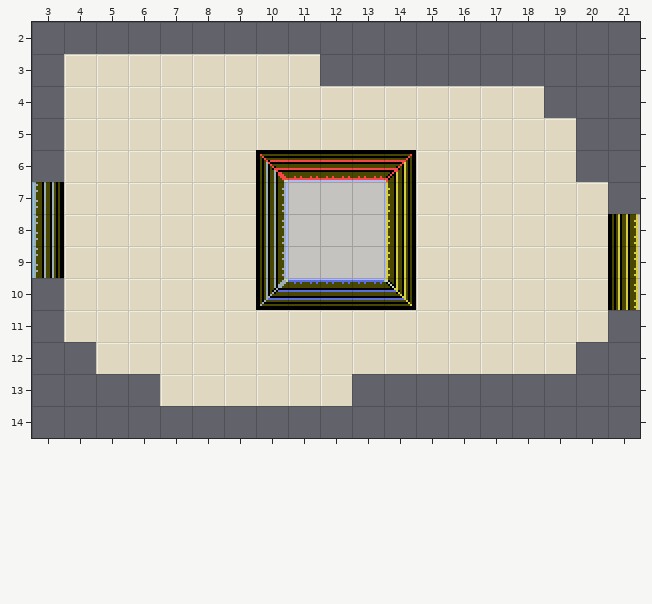
Tiled map, stored at public/maps/map.tmx. The picture above was drawn from the file before the commit.
Cells are 16x16 px. Shown: x 3..21, y 2..14.
Once edited:
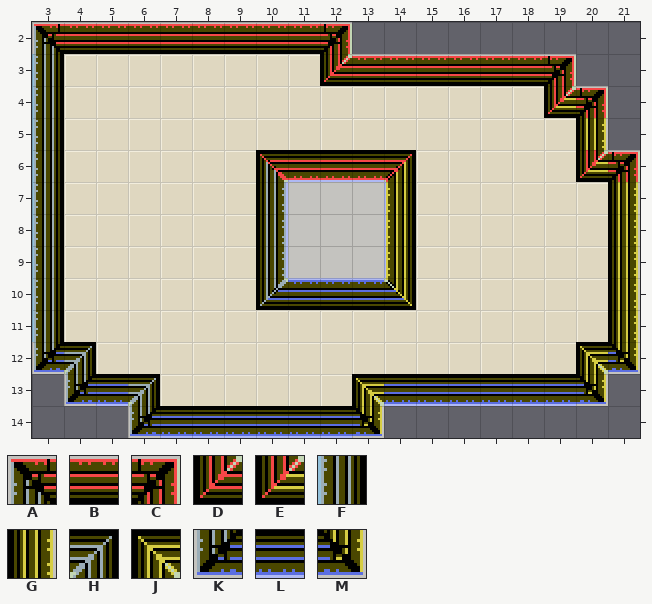
Key: from "indoor": A 42, B 50, C 54, D 74, E 96, F 142, G 177, H 224, J 255, K 404, L 406, M 415.
_ is an empty cell.
From old to new:
Layer "map":
Tile A is added in row 2 at x 3.
Tile B is added in row 2 at x 4 to 11; in row 3 at x 13 to 18.
Tile C is added in row 2 at x 12; in row 3 at x 19; in row 4 at x 20; in row 6 at x 21.
Tile D is added in row 3 at x 12.
Tile E is added in row 4 at x 19; in row 6 at x 20.
Tile F is added in rows 3 to 6 at x 3; in rows 10 to 11 at x 3.
Tile G is added in row 5 at x 20; in row 7 at x 21; in row 11 at x 21.
Tile H is added in row 12 at x 4; in row 13 at x 6.
Tile J is added in row 12 at x 20; in row 13 at x 13.
Tile K is added in row 12 at x 3; in row 13 at x 4; in row 14 at x 6.
Tile L is added in row 13 at x 5 and 14 to 19; in row 14 at x 7 to 12.
Tile M is added in row 12 at x 21; in row 13 at x 20; in row 14 at x 13.
